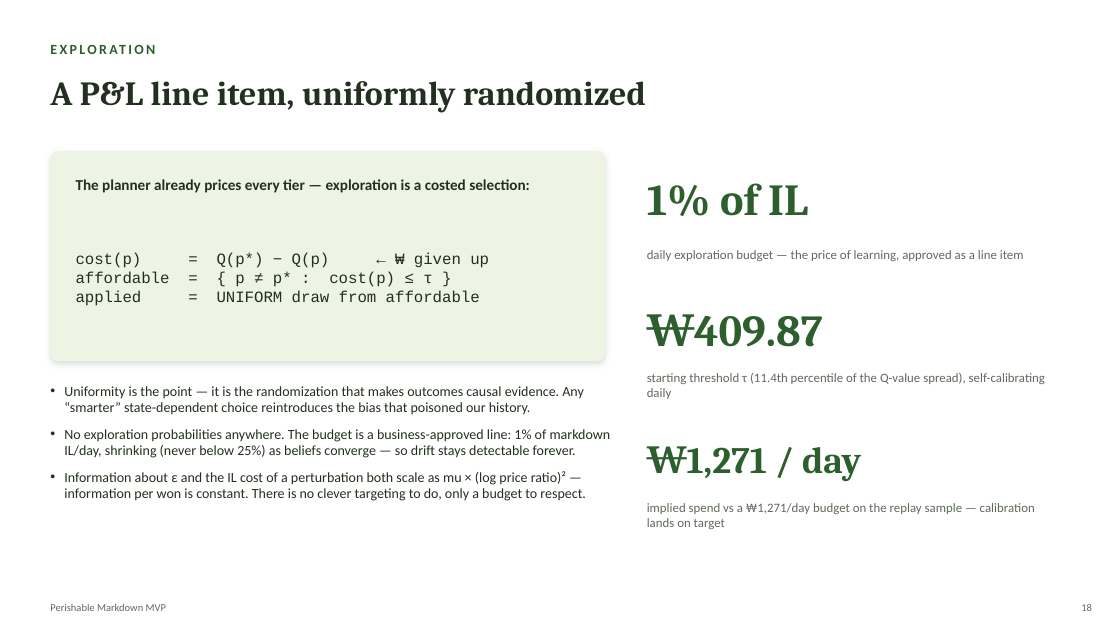
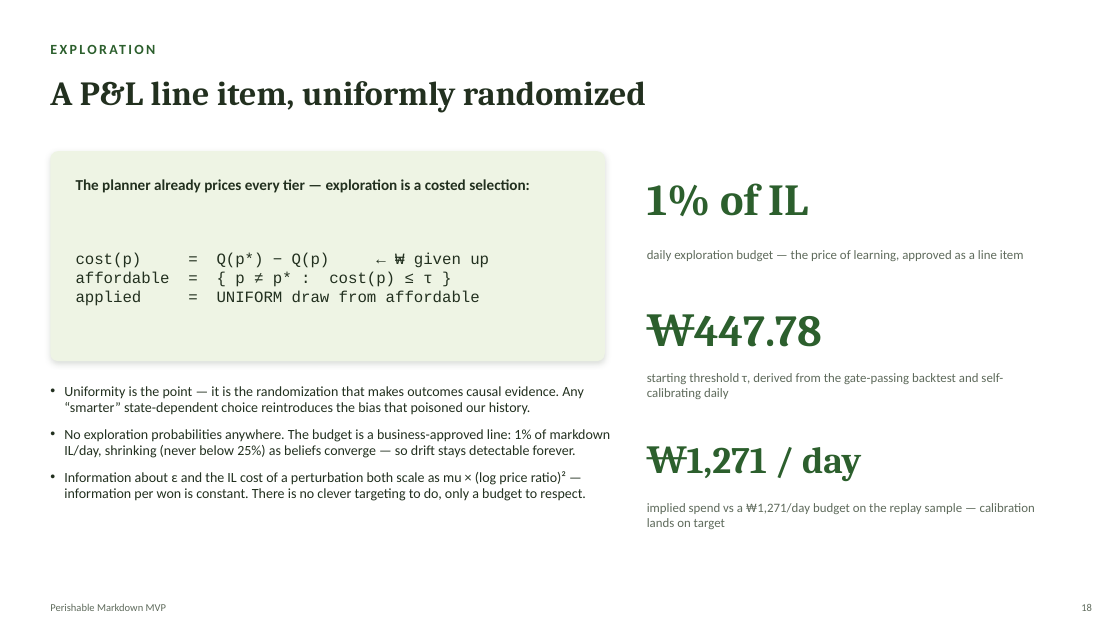
Before and after one commit to Kamalyunus/fresh-markdown, a slide deck: slide 18 of docs/perishable_markdown_tech_deck.pptx. Drawn at 1120x630 pixels with LibreOffice and Linux fonts; fonts in the diff are those of the drawing. Boxes give left, top, right and bottom in pixels: in the first picture for what was removed or moved away, otherwise in the second. Text is boxed around its words. In the diff, an @@ line names an element or a change of style, - is before the commit and + after.

```diff
--- a/docs/perishable_markdown_tech_deck.pptx
+++ b/docs/perishable_markdown_tech_deck.pptx
@@ text at [694,316,822,347]: text changed @@
-₩409.87
+₩447.78
@@ text at [647,373,1003,399]: text changed @@
-starting threshold τ (11.4th percentile of the Q-value spread), self-calibrating daily
+starting threshold τ, derived from the gate-passing backtest and self-calibrating daily
```
Also in this commit, not shown: 4 other slides changed, 1 other file.
